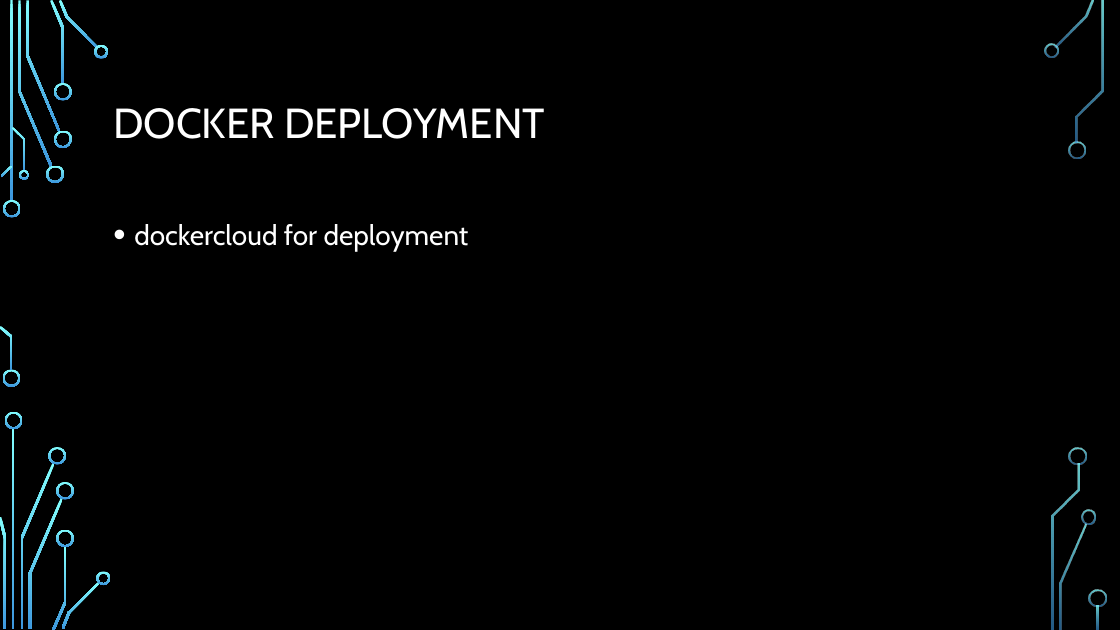
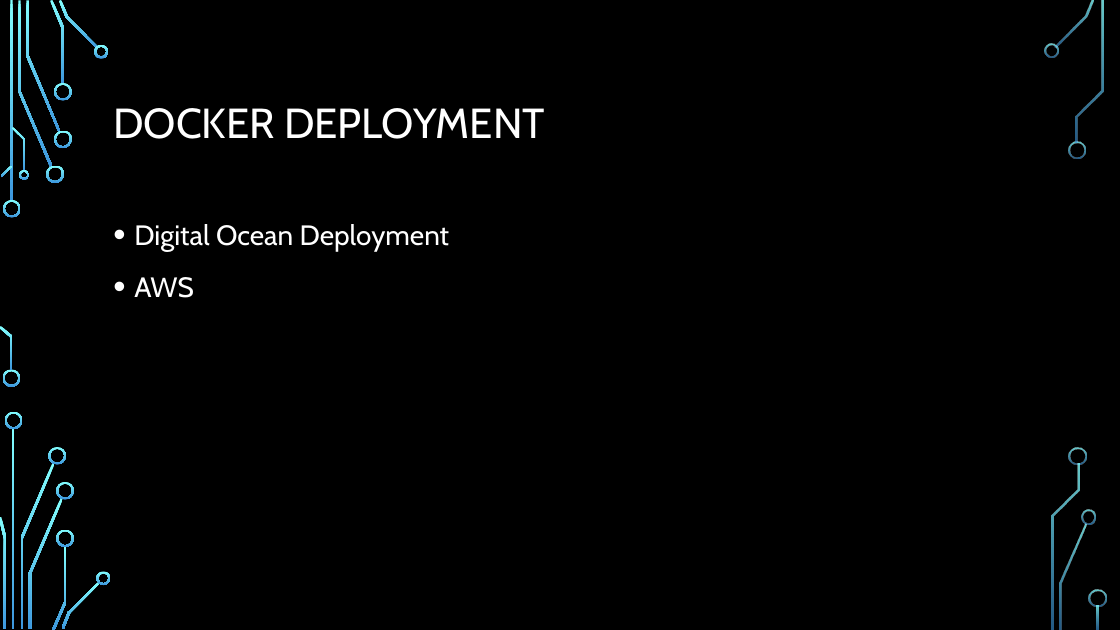
Before and after one commit to ksalihcavusoglu/nurddockertraining, a slide deck: slide 30 of DOCKER 101.pptx (slide 29 before the commit). Drawn at 1120x630 pixels with LibreOffice and Linux fonts; fonts in the diff are those of the drawing; background and template pictures are left out. Boxes give left, top, right and bottom in pixels: in the first picture for what was removed or moved away, otherwise in the second. Text is boxed around its words. In the diff, an @@ line names an element or a change of style, - is before the commit and + after.

```diff
--- a/DOCKER 101.pptx
+++ b/DOCKER 101.pptx
@@ text at (134, 224, 450, 298): text changed @@
-• dockercloud for deployment
+• Digital Ocean Deployment
+• AWS
```
Also in this commit, not shown: 1 other slide changed, 2 slides removed, 3 other files.
